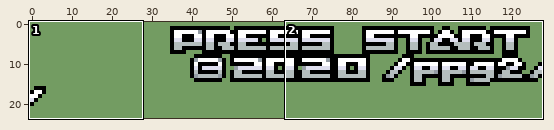
One commit to this sprite sheet: graphics/title_screen/press_start.png. The first picture is a wide view before the edit; the outline marks the close-up.
Close-up. As it was:
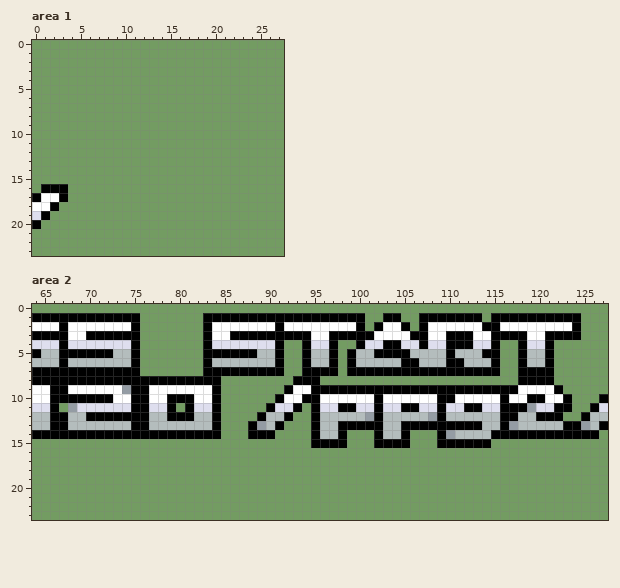
The file is 128x24 pixels. Shown: area 1: x 0..27, y 0..23; area 2: x 64..127, y 0..23.
Once edited:
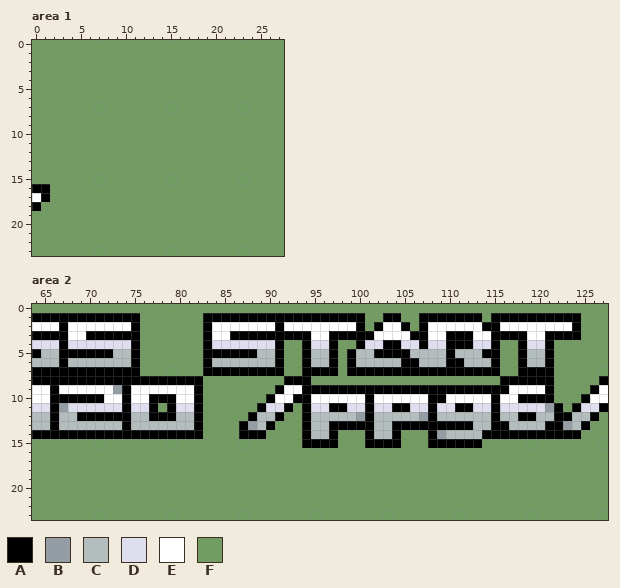
Palette (. is transparent): A #000000  B #949ca4  C #b4bdbd  D #dedeee  E #ffffff  F #739c62
From the commit log: update copyright to ppg6
Difference:
--- area 1
@@ x 0..5 @@
 15 FFFFFF
-16 FAAAFF
-17 AEEAFF
-18 EEAFFF
-19 DAFFFF
-20 AFFFFF
+16 AAFFFF
+17 EAFFFF
+18 AFFFFF
+19 FFFFFF
+20 FFFFFF
 21 FFFFFF
--- area 2
@@ x 64..127 @@
  7 AAAAAAAAAAAAFFFFFFFAAAAAAAAAFFAAAAFAAAAAAAAAAAAAAAAAFFAAAAFFFFFF
- 8 AAAAAAAAAAAAAAAAAAAAAFFFFFFFFAAAFFFFFFFFFFFFFFFFFFFFFFAAAAFFFFFF
- 9 EEAAEEEEEEBAAEEEEEEEAFFFFFFFAEEAAAAAAAAAAAAAAAAAAAAAAAEEEEAFFFFF
-10 EEAAAAAAAEEAAEEAAAEEAFFFFFFAEEAAEEEEEEAEEEEEEAAEEEEEAEEAAEEAFFFA
-11 DDAFBDDDDDDAADDAFADDAFFFFFADDAFADDAADDADDAADDADDAADDAAABDDAAFFAD
-12 CCAACCAAAAAAACCAAACCAFFFFACCAFFACCCCCBACCCCCBACCCCCCAACCAAAFFACC
-13 CCAACCCCCCCAACCCCCCCAFFFABCAFFFACCAAAAACCAAAAAAAAACCABCCCCCAABCA
-14 AAAAAAAAAAAAAAAAAAAAAFFFAAAFFFFACCAFFFACCAFFFABCCCCAAAAAAAAAAAAF
-15 FFFFFFFFFFFFFFFFFFFFFFFFFFFFFFFAAAAFFFAAAAFFFAAAAAAFFFFFFFFFFFFF
+ 8 AAAAAAAAAAAAAAAAAAAFFFFFFFFFAAAFFFFFFFFFFFFFFFFFFFFFAAAAAAFFFFFA
+ 9 EEAEEEEEEBAEEEEEEEAFFFFFFFFAEEAAAAAAAAAAAAAAAAAAAAAAAEEEEAFFFFAE
+10 EEAAAAAAEEAEEAAAEEAFFFFFFFAEEAAEEEEEEAEEEEEEAAEEEEEAEEAAAAFFFAEE
+11 DDABDDDDDDADDAFADDAFFFFFFADDAFADDAADDADDAADDADDAADDADDDDDBAFADDA
+12 CCACCAAAAAACCAAACCAFFFFFACCAFFACCCCCBACCCCCBACCCCCCACCAACCAACCAF
+13 CCACCCCCCCACCCCCCCAFFFFABCAFFFACCAAAAACCAAAAAAAAACCAACCCCAABCAFF
+14 AAAAAAAAAAAAAAAAAAAFFFFAAAFFFFACCAFFFACCAFFFABCCCCAAAAAAAAAAAFFF
+15 FFFFFFFFFFFFFFFFFFFFFFFFFFFFFFAAAAFFFAAAAFFFAAAAAAFFFFFFFFFFFFFF
 16 FFFFFFFFFFFFFFFFFFFFFFFFFFFFFFFFFFFFFFFFFFFFFFFFFFFFFFFFFFFFFFFF
Pixel boxes of the changes (left, top, right, bottom) in both close-ups:
changed: (32, 184, 68, 229)
changed: (59, 376, 608, 448)
